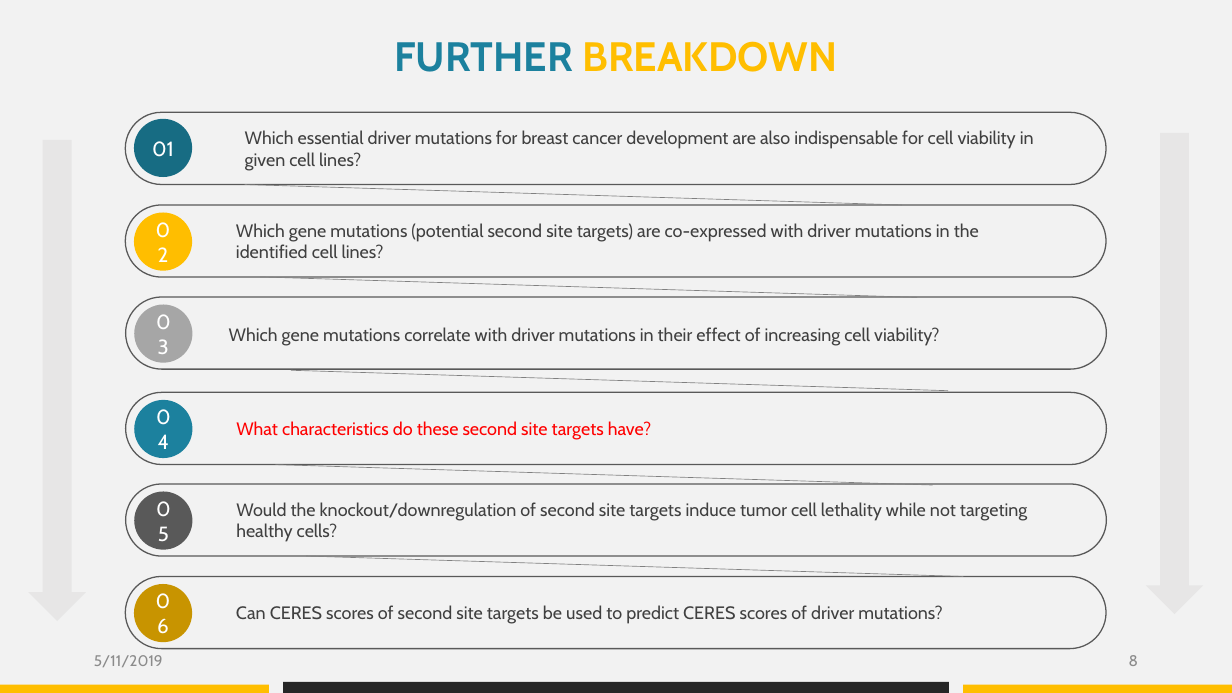
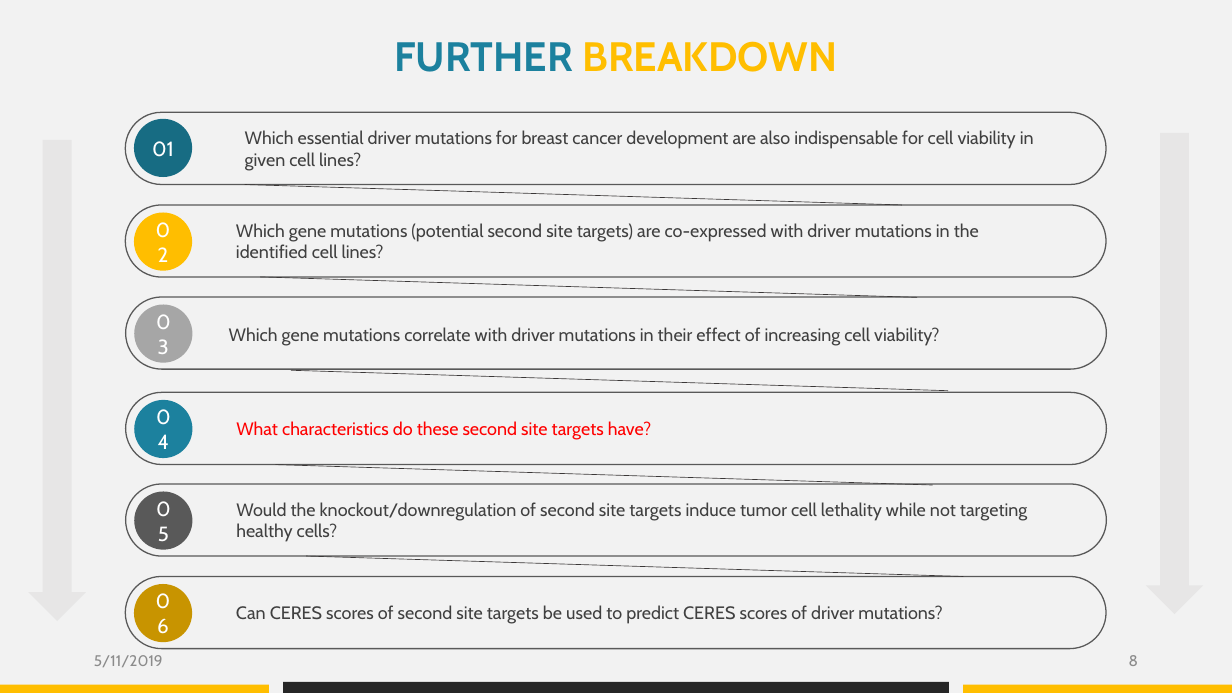
Before and after one commit to datascience-mobi/group-04-project-1-4, a slide deck: slide 8 of Project proposal_presentation_V1.pptx. Drawn at 1232x693 pixels with LibreOffice and Linux fonts; fonts in the diff are those of the drawing. Boxes give left, top, right and bottom in pixels: in the first picture for what was removed or moved away, otherwise in the second. Text is boxed around its words. In the diff, an @@ line names an element or a change of style, - is before the commit and + after.

```diff
--- a/Project proposal_presentation_V1.pptx
+++ b/Project proposal_presentation_V1.pptx
@@ line (245, 185) - (902, 205): stroke #808080 0.5 pt to #3B3838 0.5 pt @@
@@ line (260, 277) - (918, 298): stroke #808080 0.5 pt to #3B3838 0.5 pt @@
@@ line (291, 371) - (948, 391): stroke #808080 0.5 pt to #3B3838 0.5 pt @@
@@ line (275, 465) - (933, 485): stroke #808080 0.5 pt to #3B3838 0.5 pt @@
@@ line (306, 556) - (964, 577): stroke #808080 0.5 pt to #3B3838 0.5 pt @@
```
Also in this commit, not shown: 1 other slide changed.
